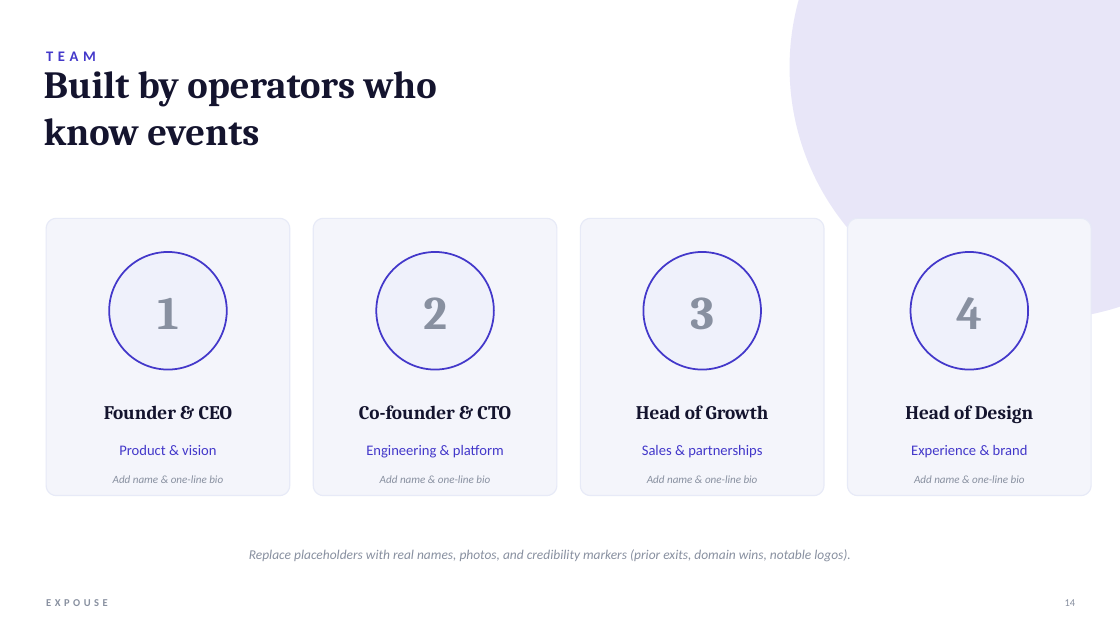
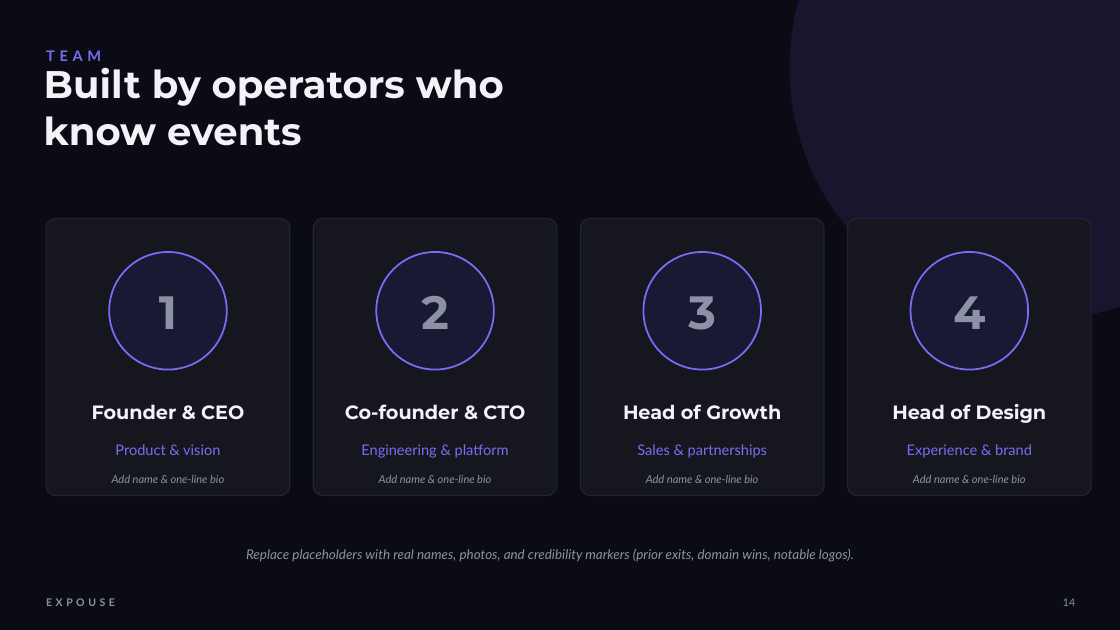
Before and after one commit to zillurcse/eventos, a slide deck: slide 14 of Expouse-Investor-Pitch.pptx. Drawn at 1120x630 pixels with LibreOffice and Linux fonts; fonts in the diff are those of the drawing. Boxes give left, top, right and bottom in pixels: in the first picture for what was removed or moved away, otherwise in the second. Text is boxed around its words. In the diff, an @@ line names an element or a change of style, - is before the commit and + after.

```diff
--- a/Expouse-Investor-Pitch.pptx
+++ b/Expouse-Investor-Pitch.pptx
@@ background #FFFFFF to #0B0B14 @@
@@ ellipse at box(790, 0, 1120, 319): fill #4338CA at 12% opacity to #7C6CF5 at 12% opacity @@
@@ fill #F4F5FB to #16161F; outline #E7EAF7 1 pt to #22223A 1 pt in 4 elements at box(46, 218, 290, 496), box(313, 218, 557, 496), box(581, 218, 824, 496), box(848, 218, 1091, 496) @@
@@ font Cambria to Montserrat, text colour #8890A0 to #8B92A6 in 4 elements at box(159, 296, 177, 329), box(421, 296, 449, 329), box(688, 296, 716, 330), box(953, 296, 985, 329) @@
@@ fill #EFF1FB to #191933; outline #4338CA 1.5 pt to #7C6CF5 1.5 pt in 4 elements at box(109, 252, 227, 370), box(376, 252, 494, 370), box(644, 252, 761, 370), box(911, 252, 1028, 370) @@
@@ font Cambria to Montserrat, text colour #14142E to #F2F2F8 in 5 elements at box(44, 67, 504, 146), box(92, 404, 244, 420), box(345, 404, 525, 420), box(623, 404, 781, 420), box(892, 404, 1047, 423) @@
@@ font Calibri to Lato, text colour #4338CA to #7C6CF5 in 5 elements at box(46, 50, 101, 61), box(115, 444, 220, 455), box(361, 444, 509, 458), box(637, 444, 767, 458), box(907, 444, 1032, 458) @@
@@ font Calibri to Lato, text colour #8890A0 to #8B92A6 in 7 elements at box(46, 598, 115, 606), box(1063, 598, 1075, 606), box(112, 475, 224, 483), box(379, 475, 491, 483), box(646, 475, 758, 483), box(913, 475, 1025, 483), box(246, 549, 854, 562) @@
```
Also in this commit, not shown: 14 other slides changed, 11 other files.
